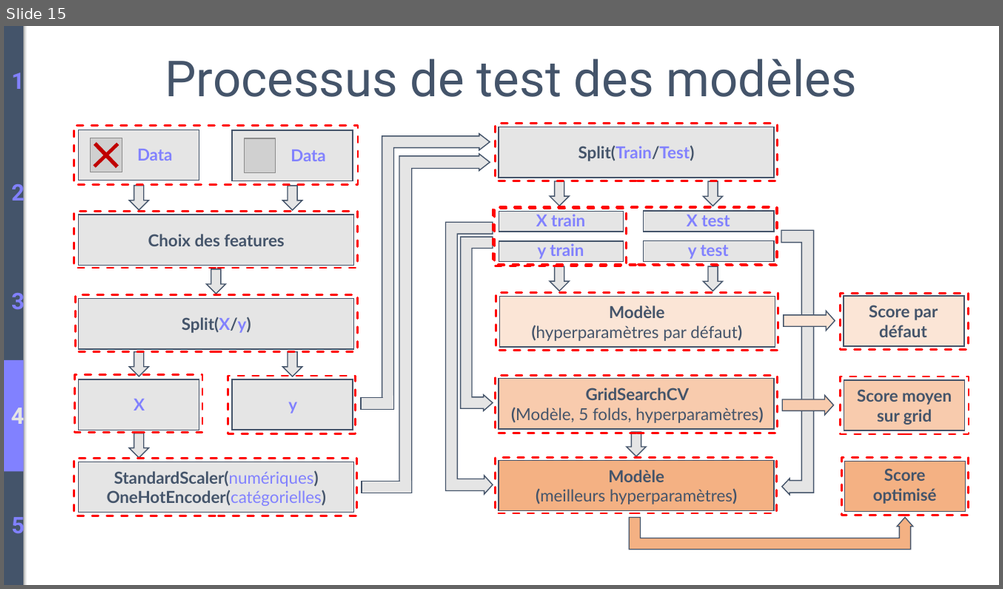
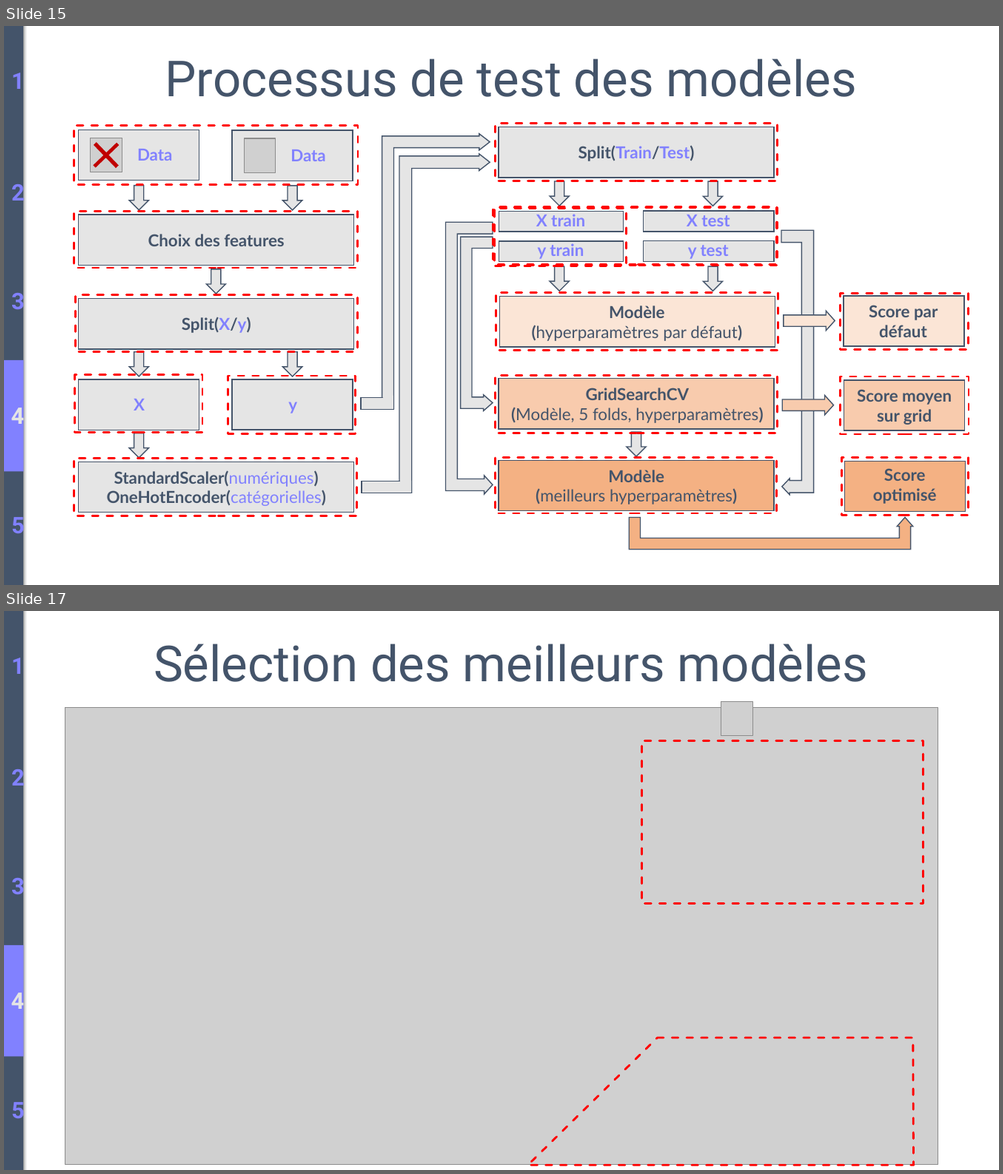
Before and after one commit to BiGHeaDMaX/Predire-Consommation-et-Emissions-de-Batiments, a slide deck: Présentation.pptx. Shown one above the other, each under a label of ours: slide 15 before the commit, slides 15 and 17 after it; the slides between them are not shown. The pictures are 1003x589 and 1003x1174 pixels, drawn with LibreOffice and Linux fonts; fonts in the diff are those of the drawing; grey boxes stand for pictures. Boxes give left, top, right and bottom in pixels: in the first picture for what was removed or moved away, otherwise in the second. Text is boxed around its words. In the diff, an @@ line names an element or a change of style, - is before the commit and + after.

```diff
--- a/Présentation.pptx
+++ b/Présentation.pptx
@@ slide 17 added at (4,611,999,1170), background #FFFFFF @@
@@ rectangle added at (4,611,23,1170), fill #44546A @@
@@ text added at (11,654,25,681), 22 pt, text #8181FF, bold @@
+1
@@ text added at (153,644,868,682), 48 pt, text #44546A @@
+Sélection des meilleurs modèles
@@ picture added at (65,707,937,1165) @@
@@ picture added at (721,702,752,736) @@
@@ rectangle added at (642,741,923,903), outline #FF0000 2 pt dashed @@
@@ text added at (11,765,25,792), 22 pt, text #8181FF, bold @@
+2
@@ text added at (11,874,25,900), 22 pt, text #8181FF, bold @@
+3
@@ rectangle added at (4,945,23,1056), fill #8181FF @@
@@ text added at (11,988,25,1015), 22 pt, text #E5E5E5, bold @@
+4
@@ freeform shape added at (528,1038,913,1165), outline #FF0000 2 pt dashed @@
@@ text added at (11,1098,25,1125), 22 pt, text #8181FF, bold @@
+5
```
Also in this commit, not shown: 9 slides changed, 2 other slides added.
